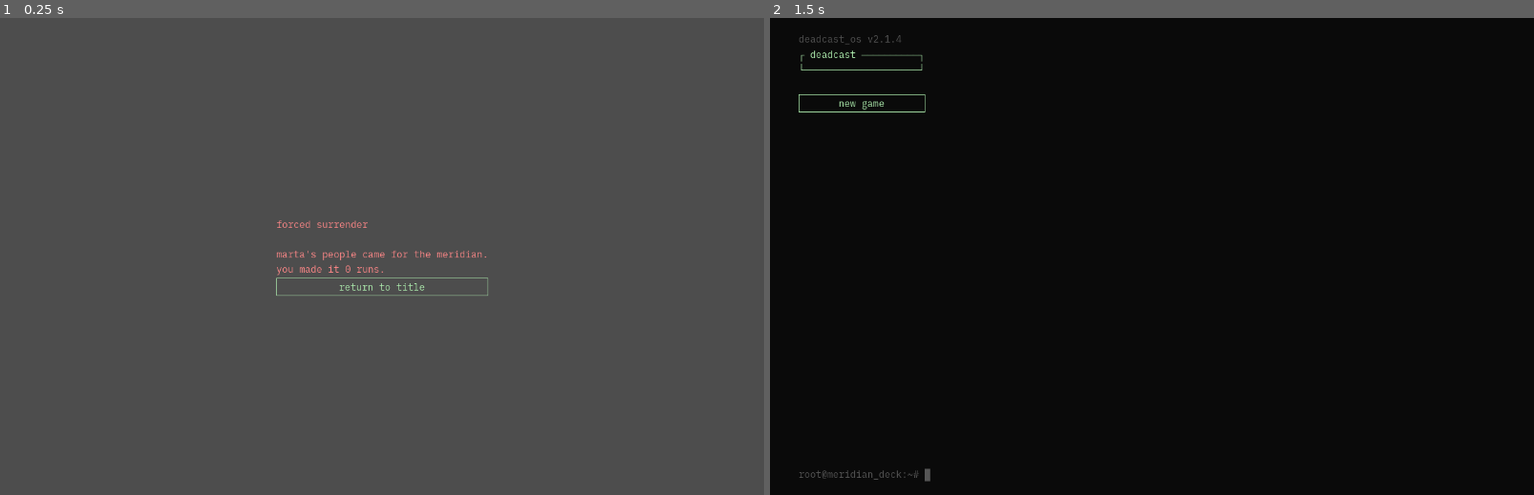
Above: before the commit, frames 1-2 (left to right).
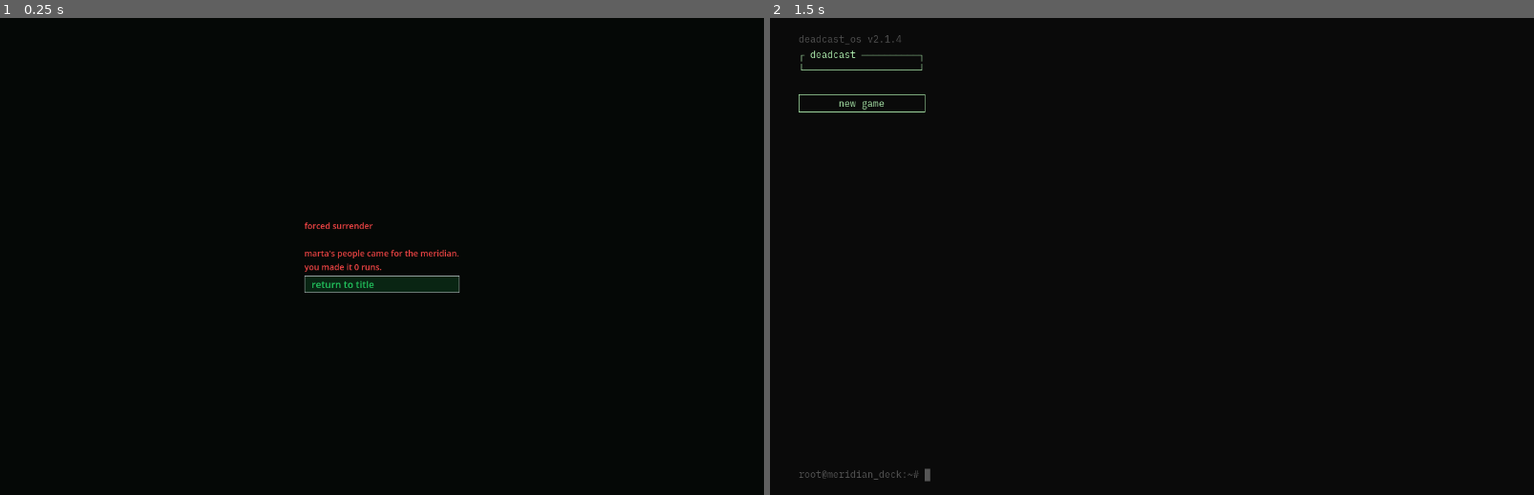
Above: after the commit, the same moments.

Repository: Teeohbee/deadcast
Game: Godot game, scene res://scenes/barge_hub/GameOver.tscn
Two runs of this game, one before a commit and one after it. Both use one fixed random seed, a clock stepped at 60 frames per second and the inputs below. This scene is started directly instead of the project's main scene.
Inputs (mouse positions are in pixels of both pictures, inside the frame that each line leads up to):
- Up to frame 1 (0.25 s): no input
- Up to frame 2 (1.5 s): move the mouse to (1320, 232) at 0.52 s; hold Tab (cycle_lure) 0.53-1.25 s; click (1320, 232) at 0.67 s; click "return to title" at 1.25 s

The runs differ from the first frame. In frame 1, 100% of the frame differs, in the area x 0-100%, y 0-100%; in frame 2, nothing differs.

Commit message:
refactor: migrate GameOver to deck baseline

Diff:
--- a/scenes/barge_hub/GameOver.gd
+++ b/scenes/barge_hub/GameOver.gd
@@ -5,10 +5,10 @@
 @onready var return_button: Button = $VBoxContainer/ReturnButton
 
 func _ready() -> void:
-	self.theme = UIStyle.get_theme()
-	UIStyle.apply_label(message_label, UIStyle.COL_DEBT)
+	DeckStyle.apply_label(message_label, DeckStyle.RED)
 	return_button.focus_mode = Control.FOCUS_ALL
-	UIStyle.apply_button(return_button)
+	return_button.alignment = HORIZONTAL_ALIGNMENT_LEFT
+	DeckStyle.apply_action_button(return_button)
 	return_button.text = "return to title"
 	return_button.pressed.connect(_on_return_pressed)
 	message_label.text = "forced surrender\n\nmarta's people came for the meridian.\nyou made it %d runs." % GameState.run_count
--- a/scenes/barge_hub/GameOver.tscn
+++ b/scenes/barge_hub/GameOver.tscn
@@ -8,6 +8,14 @@
 anchor_right = 1.0
 anchor_bottom = 1.0
 script = ExtResource("1_GameOver")
+
+[node name="Background" type="ColorRect" parent="."]
+layout_mode = 1
+anchors_preset = 15
+anchor_right = 1.0
+anchor_bottom = 1.0
+color = Color(0.0196, 0.0314, 0.0235, 1)
+mouse_filter = 2
 
 [node name="VBoxContainer" type="VBoxContainer" parent="."]
 layout_mode = 1
